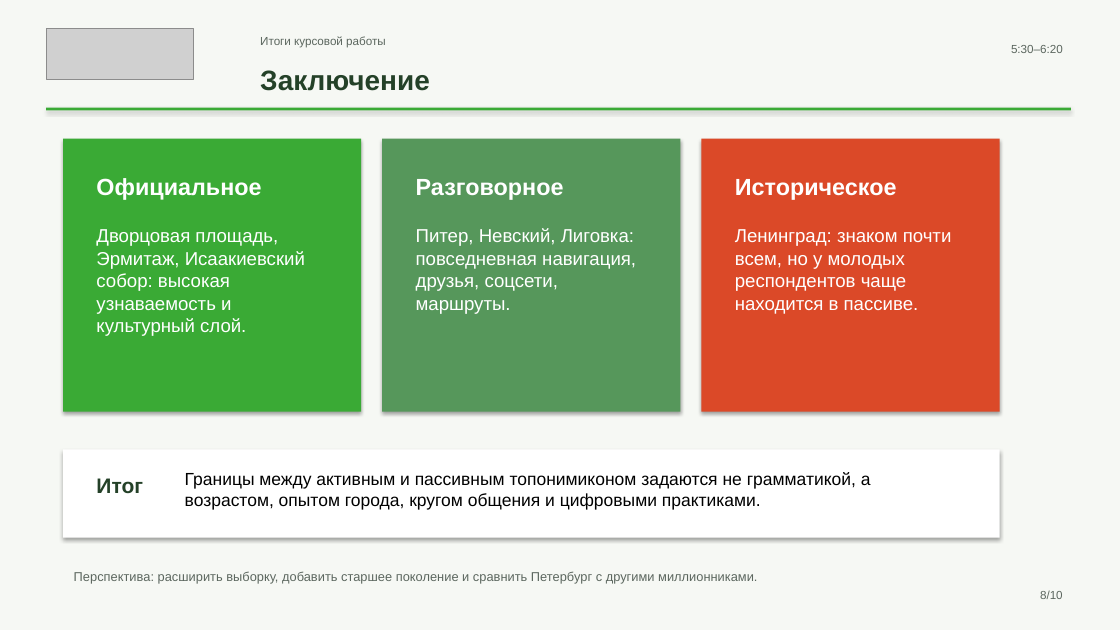
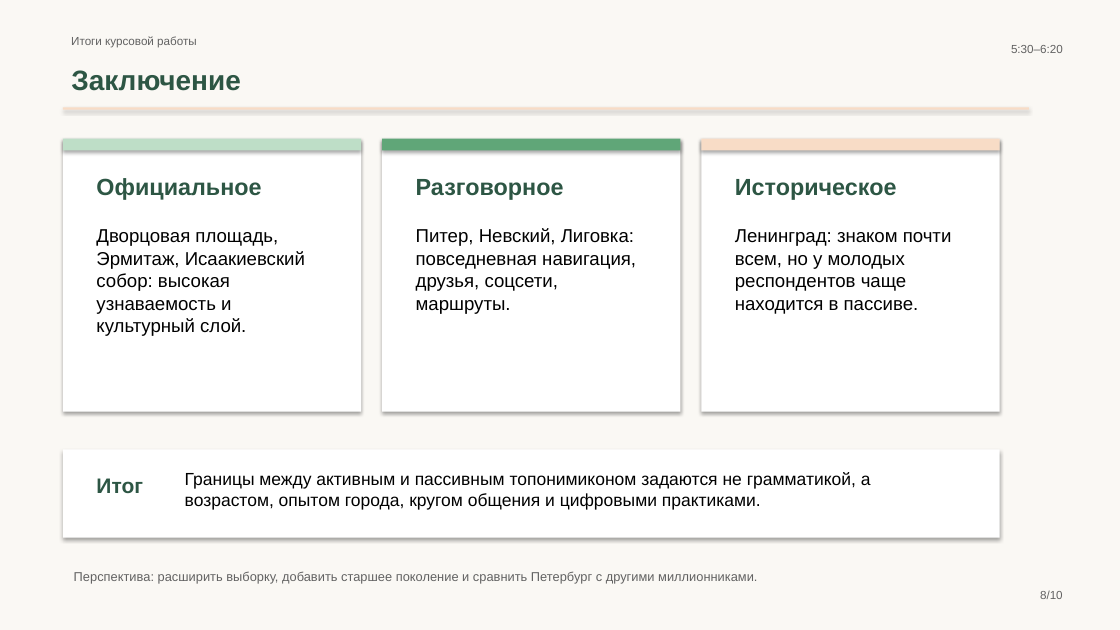
Before and after one commit to mdull2008/project, a slide deck: slide 8 of my_project.pptx. Drawn at 1120x630 pixels with LibreOffice and Linux fonts; fonts in the diff are those of the drawing; grey boxes stand for pictures. Boxes give left, top, right and bottom in pixels: in the first picture for what was removed or moved away, otherwise in the second. Text is boxed around its words. In the diff, an @@ line names an element or a change of style, - is before the commit and + after.

```diff
--- a/my_project.pptx
+++ b/my_project.pptx
@@ background #F6F8F4 to #FAF8F4 @@
@@ picture removed at (x1=46, y1=29, x2=193, y2=79) @@
@@ text "Итоги курсовой работы" moved from (x1=260, y1=36, x2=386, y2=48) to (x1=71, y1=36, x2=197, y2=48) @@
@@ text "Итоги курсовой работы" at (x1=71, y1=36, x2=197, y2=48): text colour #5C675F to #626262 @@
@@ text "Заключение" at (x1=71, y1=70, x2=241, y2=91): text colour #244128 to #2D5644 @@
@@ text "Заключение" moved from (x1=260, y1=70, x2=430, y2=91) to (x1=71, y1=70, x2=241, y2=91) @@
@@ rectangle resized from (x1=46, y1=108, x2=1071, y2=111) to (x1=63, y1=108, x2=1029, y2=110) @@
@@ rectangle at (x1=63, y1=108, x2=1029, y2=110): fill #3AAA35 to #F8DCC6 @@
@@ rectangle at (x1=63, y1=139, x2=361, y2=412): fill #3AAA35 to #FFFFFF @@
@@ rectangle added at (x1=63, y1=139, x2=361, y2=150), fill #BEDEC7 @@
@@ rectangle at (x1=382, y1=139, x2=681, y2=412): fill #56975B to #FFFFFF @@
@@ rectangle added at (x1=382, y1=139, x2=681, y2=150), fill #60A678 @@
@@ rectangle at (x1=702, y1=139, x2=1000, y2=412): fill #DB4928 to #FFFFFF @@
@@ rectangle added at (x1=702, y1=139, x2=1000, y2=150), fill #F8DCC6 @@
@@ text colour #FFFFFF to #2D5644 in 3 elements at (x1=96, y1=178, x2=261, y2=200), (x1=416, y1=179, x2=564, y2=200), (x1=735, y1=179, x2=897, y2=200) @@
@@ text colour #FFFFFF to #000000 in 3 elements at (x1=96, y1=229, x2=305, y2=336), (x1=416, y1=228, x2=636, y2=314), (x1=735, y1=229, x2=952, y2=314) @@
@@ text "Итог" at (x1=96, y1=478, x2=143, y2=493): text colour #244128 to #2D5644 @@
```
Also in this commit, not shown: 9 other slides changed.
